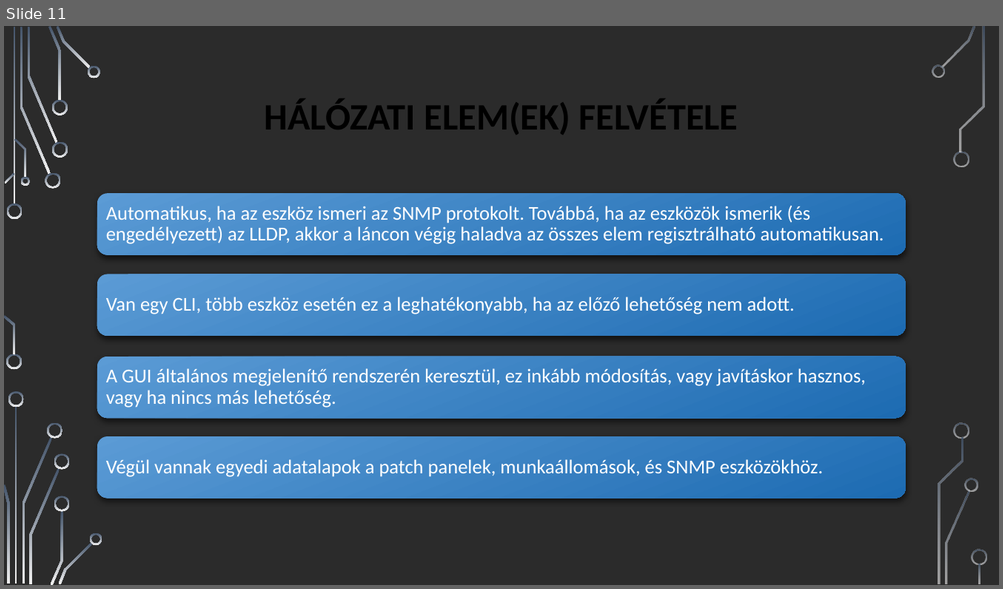
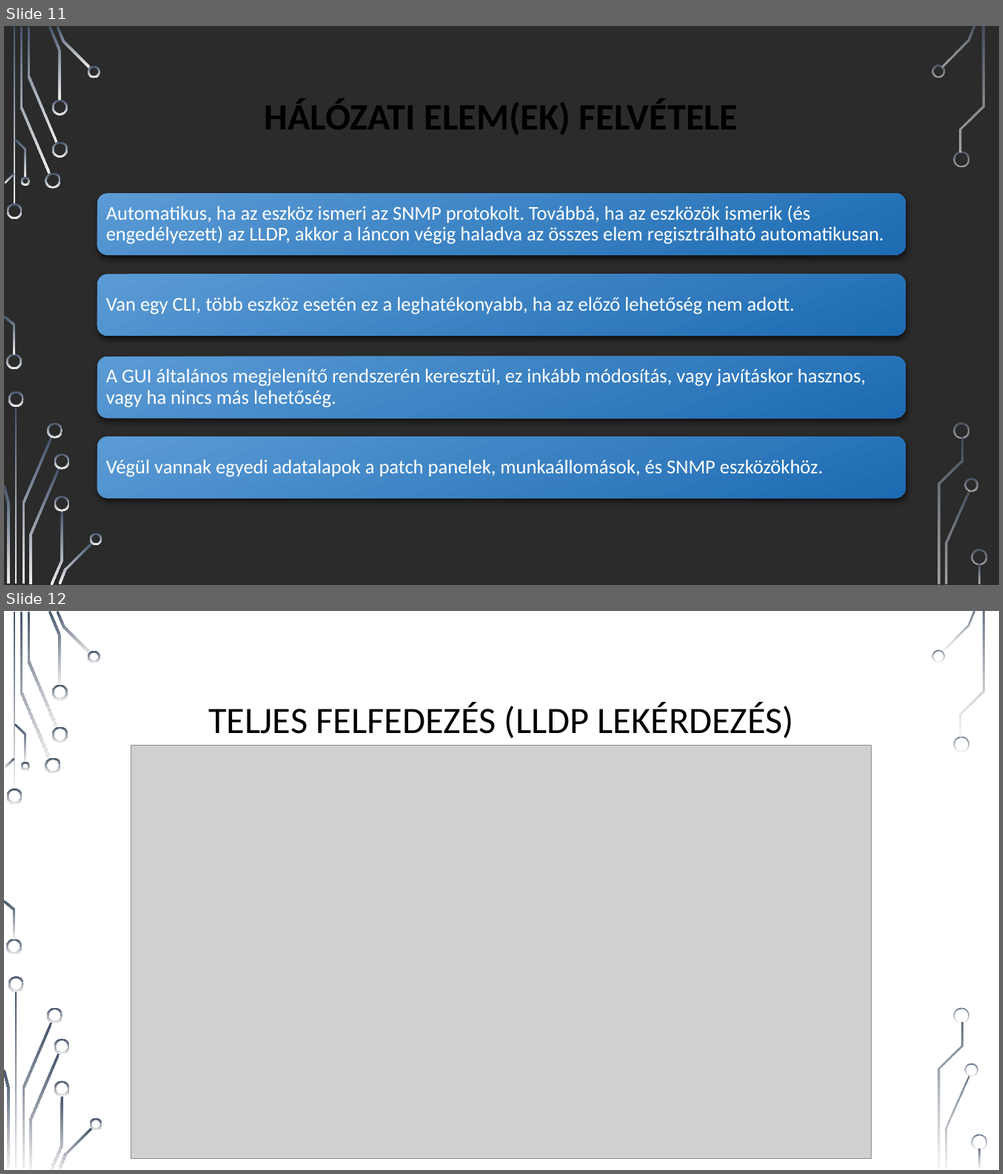
Before and after one commit to csikfer/lanview2, a slide deck: lanview.pptx. Shown one above the other, each under a label of ours: slide 11 before the commit, slides 11 and 12 after it. The pictures are 1003x589 and 1003x1174 pixels, drawn with LibreOffice and Linux fonts; fonts in the diff are those of the drawing; grey boxes stand for pictures; background and template pictures are left out; a plain dark background stands for a picture behind light text. Boxes give left, top, right and bottom in pixels: in the first picture for what was removed or moved away, otherwise in the second. Text is boxed around its words. In the diff, an @@ line names an element or a change of style, - is before the commit and + after.

```diff
--- a/lanview.pptx
+++ b/lanview.pptx
@@ slide 12 added at [4,611,999,1170], background picture (left out); not listed: 36 template elements that a slide beside it also shows @@
@@ title added at [208,703,794,738], 36 pt, text #000000 @@
+TELJES FELFEDEZÉS (LLDP LEKÉRDEZÉS)
@@ picture added at [131,745,871,1159] @@
```
Also in this commit, not shown: 1 other slide added.
